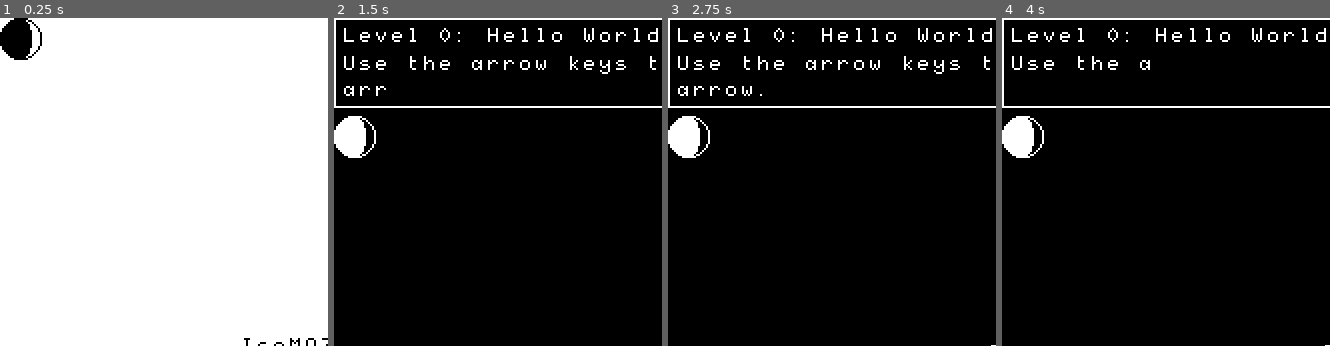
Above: before the commit, frames 1-4 (left to right).
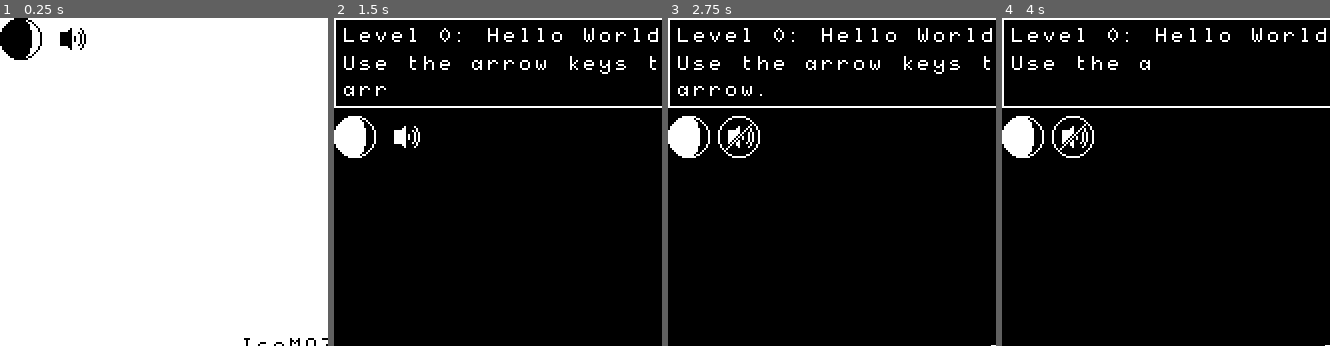
Above: after the commit, the same moments.

Repository: jlcarr/IsoMAZEtric
Game: Godot game, scene res://Menu/Menu.tscn
Two runs of this game, one before a commit and one after it. Both use one fixed random seed, a clock stepped at 60 frames per second and the inputs below.
Inputs (mouse positions are % of the whole screen's width and height, from its top left):
- Up to frame 1 (0.25 s): no input
- Up to frame 2 (1.5 s): click "Start" at 0.5 s; click (3, 18) at 1.25 s
- Up to frame 3 (2.75 s): click (11, 18) at 2.02 s
- Up to frame 4 (4 s): tap Enter (ui_accept) at 2.75, 3.02, 3.77 s; hold Right (ui_right) 2.78-3.53 s; hold Down (ui_down) from 3.53 s (still down)
The pictures show only the part of the screen within x 0-50%, y 0-50%; the shares and areas given below are measured in that part.

The runs differ from the first frame. In frame 1, 0.3% of the frame differs, in the area x 18-27%, y 3-10%; in frame 2, 0.3%; in frame 3, 0.5%, in the area x 15-29%, y 29-43%; in frame 4, 0.5%.

Commit message:
Added audio files

Diff:
--- a/src/Audio/AudioController.tscn
+++ b/src/Audio/AudioController.tscn
@@ -1,15 +1,21 @@
-[gd_scene load_steps=2 format=2]
+[gd_scene load_steps=5 format=2]
 
+[ext_resource path="res://Audio/Wanderer.mp3" type="AudioStream" id=1]
 [ext_resource path="res://Audio/AudioController.gd" type="Script" id=2]
+[ext_resource path="res://Audio/goal.wav" type="AudioStream" id=3]
+[ext_resource path="res://Audio/crash.wav" type="AudioStream" id=4]
 
 [node name="Node" type="Node"]
 pause_mode = 2
 script = ExtResource( 2 )
 
 [node name="Music" type="AudioStreamPlayer" parent="."]
+stream = ExtResource( 1 )
 volume_db = -6.0
 autoplay = true
 
 [node name="EffectVictory" type="AudioStreamPlayer" parent="."]
+stream = ExtResource( 3 )
 
 [node name="EffectLoss" type="AudioStreamPlayer" parent="."]
+stream = ExtResource( 4 )
--- a/src/Main/Main.tscn
+++ b/src/Main/Main.tscn
@@ -201,7 +201,6 @@
 }
 
 [node name="SoundMode" type="TextureButton" parent="LevelTextContainer/MenuIconBar"]
-visible = false
 margin_left = 25.0
 margin_right = 46.0
 margin_bottom = 21.0
--- a/src/Menu/Menu.tscn
+++ b/src/Menu/Menu.tscn
@@ -111,7 +111,6 @@
 }
 
 [node name="SoundMode" type="TextureButton" parent="MenuIconBar"]
-visible = false
 margin_left = 25.0
 margin_right = 46.0
 margin_bottom = 21.0
--- a/src/Victory/Victory.tscn
+++ b/src/Victory/Victory.tscn
@@ -134,7 +134,6 @@
 }
 
 [node name="SoundMode" type="TextureButton" parent="MenuIconBar"]
-visible = false
 margin_left = 25.0
 margin_right = 46.0
 margin_bottom = 21.0
Not shown, added: src/Audio/Wanderer.mp3.import
Not shown, added: src/Audio/crash.wav.import
Not shown, added: src/Audio/goal.wav.import
Not shown, changed: README.md
Not shown, added: src/Audio/Wanderer.mp3
Not shown, added: src/Audio/crash.wav
Not shown, added: src/Audio/goal.wav
